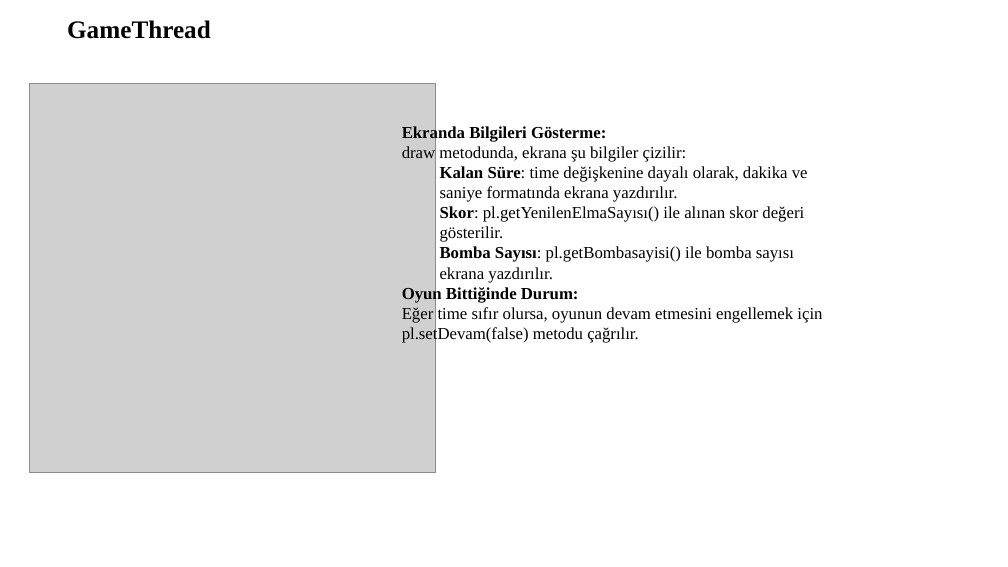
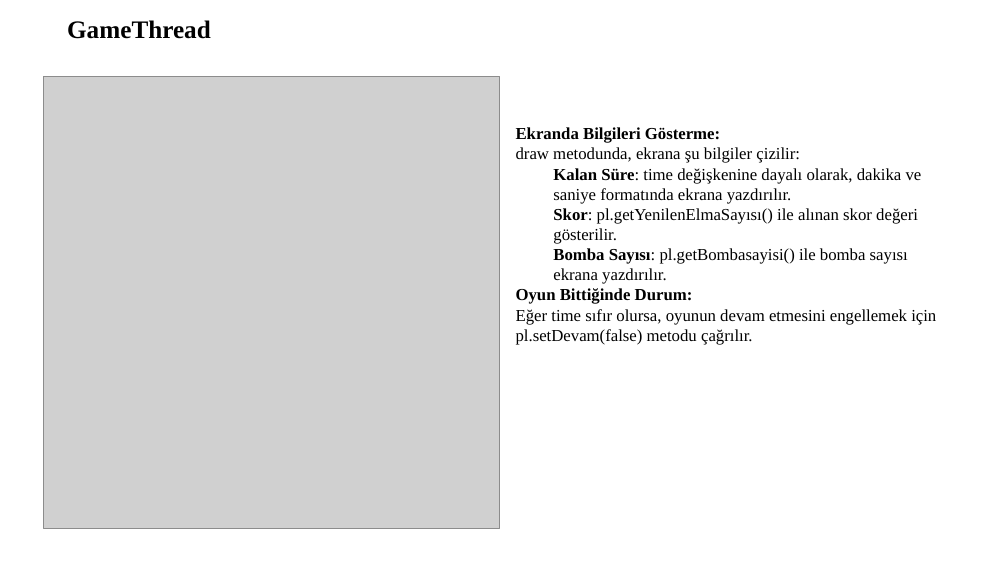
Before and after one commit to Mepox01/Y-lan, a slide deck: slide 21 of mustafaEmre.pptx. Drawn at 1008x567 pixels with LibreOffice and Linux fonts; fonts in the diff are those of the drawing; grey boxes stand for pictures. Boxes give left, top, right and bottom in pixels: in the first picture for what was removed or moved away, otherwise in the second. Text is boxed around its words. In the diff, an @@ line names an element or a change of style, - is before the commit and + after.

Commit message:
Sunum

```diff
--- a/mustafaEmre.pptx
+++ b/mustafaEmre.pptx
@@ picture: place and size @@
-picture at <box>29,84,435,473</box>
+picture at <box>44,76,500,529</box>
@@ text "Ekranda Bilgileri Gösterme:": place and size @@
-text "Ekranda Bilgileri Gösterme:" at <box>402,124,822,344</box>
+text "Ekranda Bilgileri Gösterme:" at <box>516,127,936,345</box>
```
